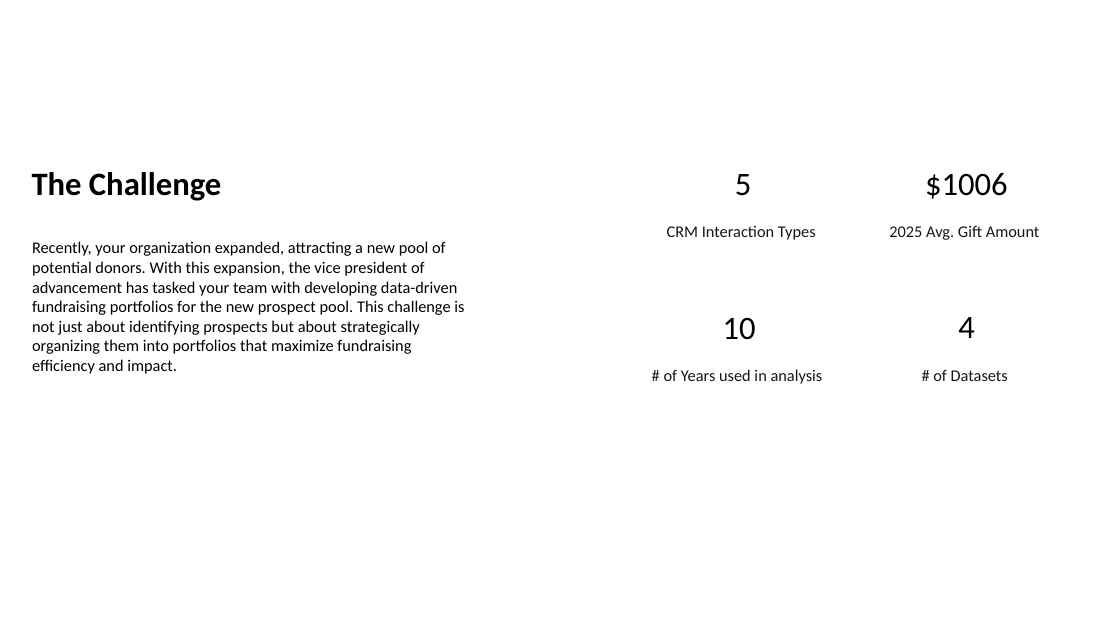
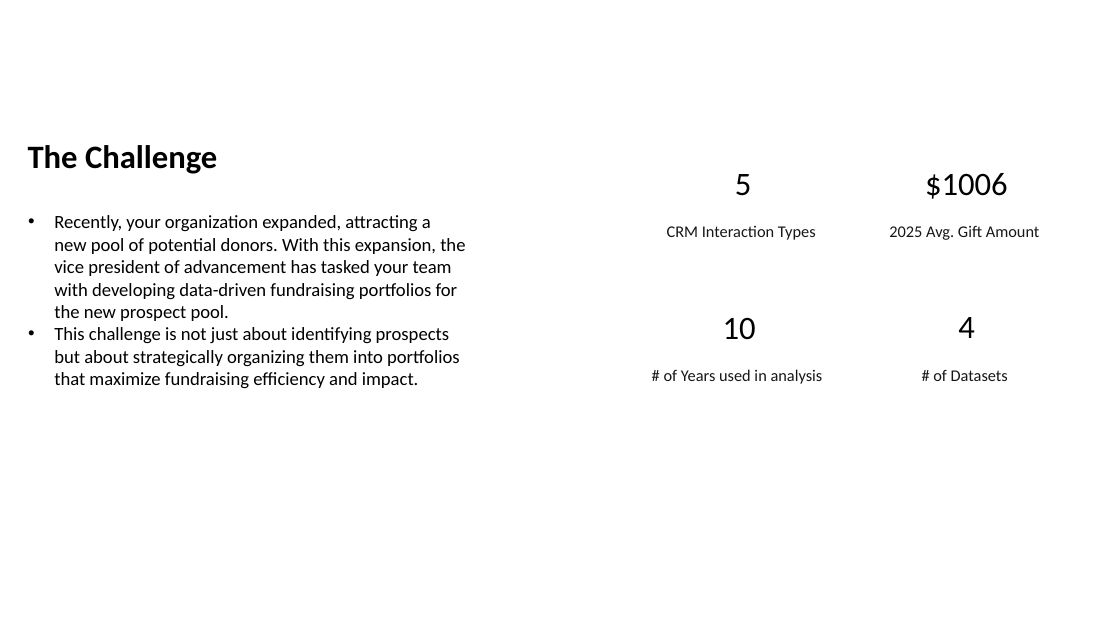
Before and after one commit to edimaudo/hackathon_coding_challenges, a slide deck: slide 4 of Apra/2025/apra_2025/Apra 2025 Data Science Challenge Deck.pptx. Drawn at 1120x630 pixels with LibreOffice and Linux fonts; fonts in the diff are those of the drawing; background and template pictures are left out. Boxes give left, top, right and bottom in pixels: in the first picture for what was removed or moved away, otherwise in the second. Text is boxed around its words. In the diff, an @@ line names an element or a change of style, - is before the commit and + after.

```diff
--- a/Apra/2025/apra_2025/Apra 2025 Data Science Challenge Deck.pptx
+++ b/Apra/2025/apra_2025/Apra 2025 Data Science Challenge Deck.pptx
@@ text "The Challenge": place and size @@
-text "The Challenge" at bbox=[32, 172, 221, 201]
+text "The Challenge" at bbox=[28, 145, 217, 174]
@@ text at bbox=[54, 215, 465, 389]: text changed; size 14 to 16 pt @@
-Recently, your organization expanded, attracting a new pool of potential donors. With this expansion, the vice president of advancement has tasked your team with developing data-driven fundraising portfolios for the new prospect pool. This challenge is not just about identifying prospects but about strategically organizing them into portfolios that maximize fundraising efficiency and impact.
+• Recently, your organization expanded, attracting a new pool of potential donors. With this expansion, the vice president of advancement has tasked your team with developing data-driven fundraising portfolios for the new prospect pool.
+• This challenge is not just about identifying prospects but about strategically organizing them into portfolios that maximize fundraising efficiency and impact.
```
Also in this commit, not shown: 5 other slides changed, 3 slides added, 3 slides removed.
